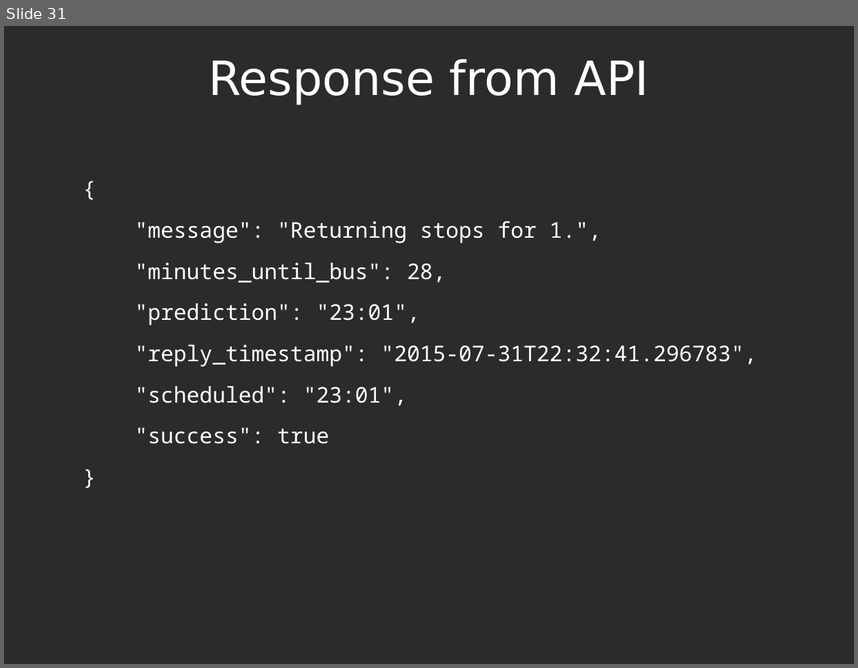
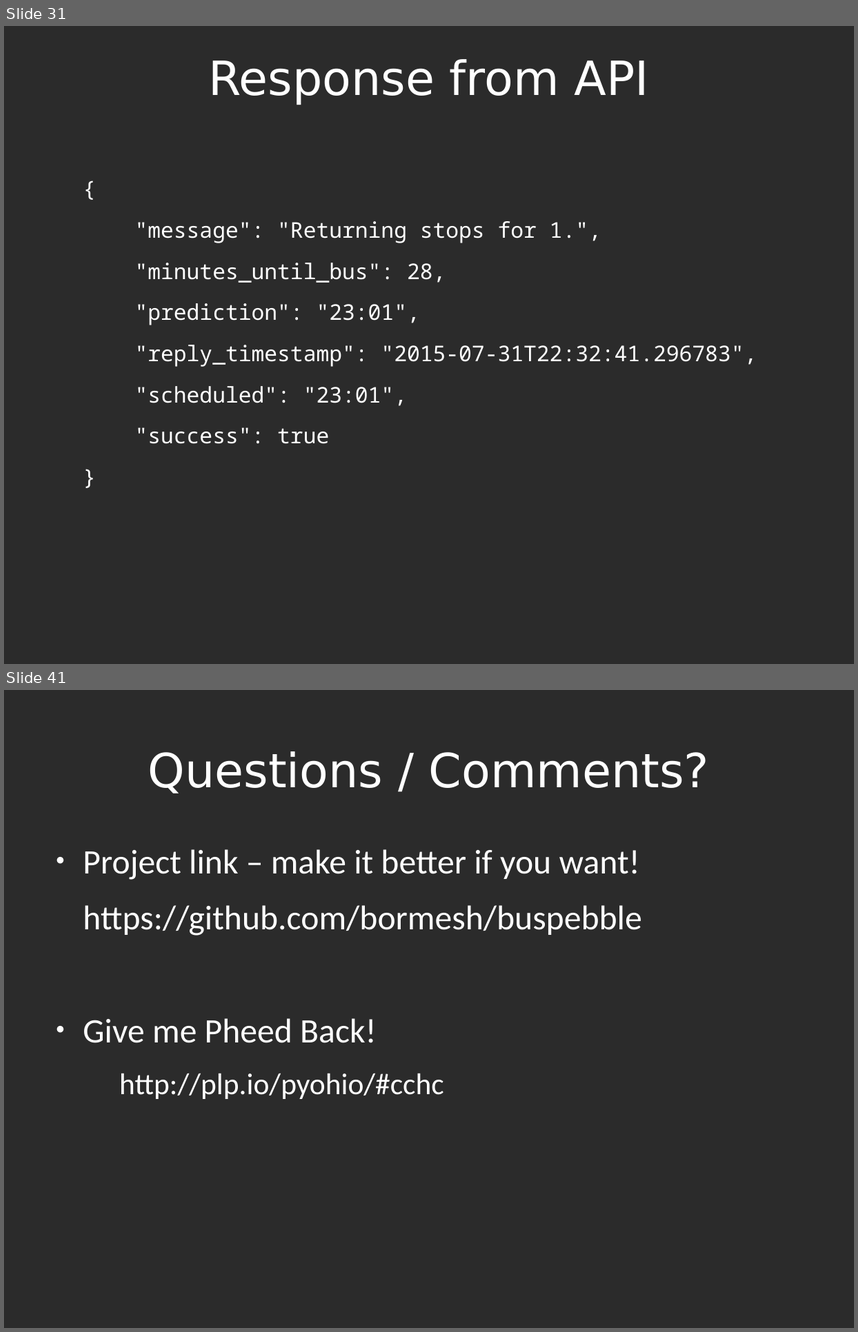
Before and after one commit to bormesh/buspebble, a slide deck: docs/pyohio talk.odp. Shown one above the other, each under a label of ours: slide 31 before the commit, slides 31 and 41 after it; the slides between them are not shown. The pictures are 858x668 and 858x1332 pixels, drawn with LibreOffice and Linux fonts; fonts in the diff are those of the drawing; background and template pictures are left out; a plain dark background stands for a picture behind light text. Boxes give left, top, right and bottom in pixels: in the first picture for what was removed or moved away, otherwise in the second. Text is boxed around its words. In the diff, an @@ line names an element or a change of style, - is before the commit and + after.

```diff
--- a/docs/pyohio talk.odp
+++ b/docs/pyohio talk.odp
@@ slide 41 added at (x1=4, y1=690, x2=854, y2=1328), background picture (left out) @@
@@ title added at (x1=148, y1=751, x2=709, y2=793), 44 pt, text #FFFFFF @@
+Questions / Comments?
@@ text added at (x1=83, y1=849, x2=642, y2=1099), 32 pt, text #FFFFFF @@
+● Project link – make it better if you want!
+https://github.com/bormesh/buspebble
+● Give me Pheed Back!
+  http://plp.io/pyohio/#cchc
```
Also in this commit, not shown: 2 slides changed, 7 other slides added, 5 slides removed.
